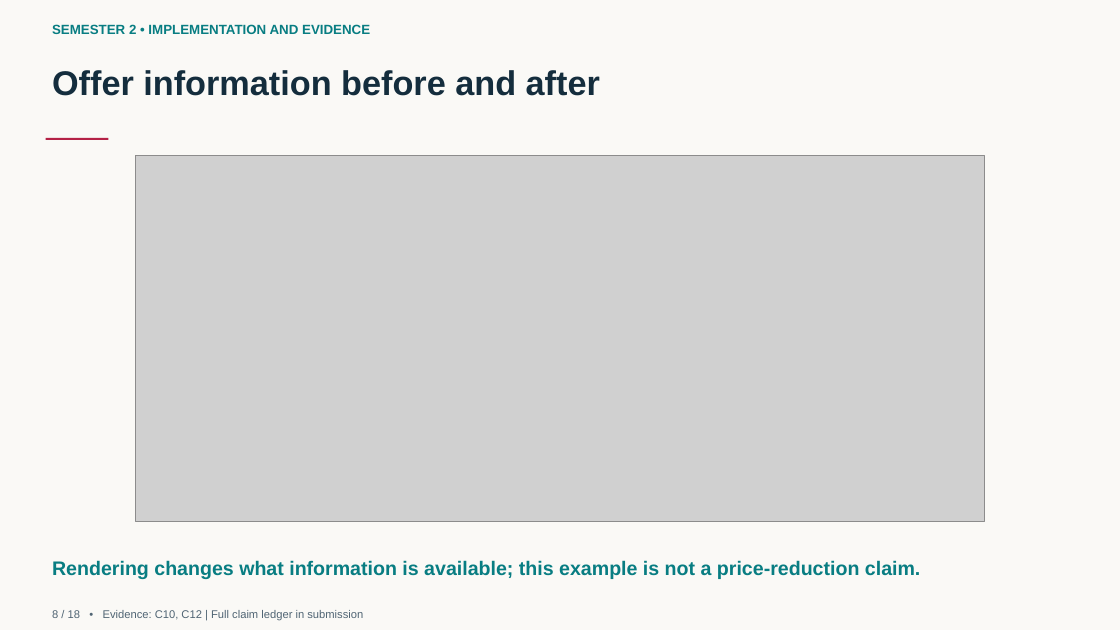
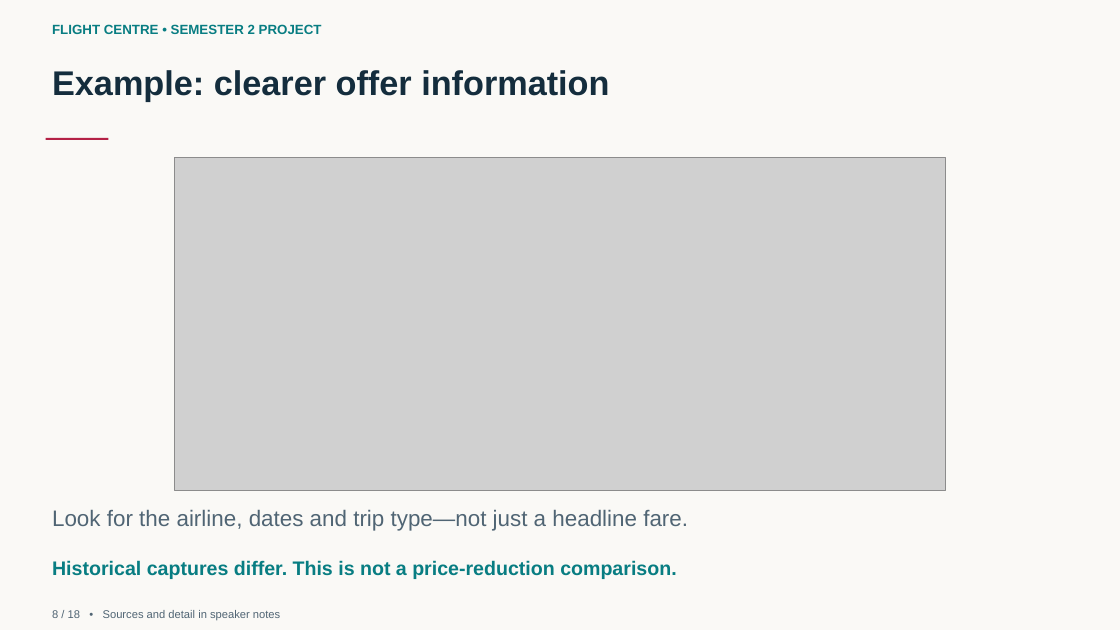
Before and after one commit to muhammadmubbashar/GEO--Generative-Engine-Optimisation, a slide deck: slide 8 of presentation/GEO_Semester_2_Final_Presentation.pptx. Drawn at 1120x630 pixels with LibreOffice and Linux fonts; fonts in the diff are those of the drawing; grey boxes stand for pictures. Boxes give left, top, right and bottom in pixels: in the first picture for what was removed or moved away, otherwise in the second. Text is boxed around its words. In the diff, an @@ line names an element or a change of style, - is before the commit and + after.

```diff
--- a/presentation/GEO_Semester_2_Final_Presentation.pptx
+++ b/presentation/GEO_Semester_2_Final_Presentation.pptx
@@ text at [52, 24, 322, 34]: text changed @@
-SEMESTER 2 • IMPLEMENTATION AND EVIDENCE
+FLIGHT CENTRE • SEMESTER 2 PROJECT
@@ text at [52, 70, 609, 101]: text changed @@
-Offer information before and after
+Example: clearer offer information
@@ picture: place and size @@
-picture at [135, 155, 984, 521]
+picture at [174, 157, 945, 490]
@@ text added at [52, 510, 688, 531], 24 pt, text #506574 @@
+Look for the airline, dates and trip type—not just a headline fare.
@@ text at [52, 560, 676, 579]: text changed @@
-Rendering changes what information is available; this example is not a price-reduction claim.
+Historical captures differ. This is not a price-reduction comparison.
@@ text at [52, 610, 280, 620]: text changed @@
-8 / 18 • Evidence: C10, C12 | Full claim ledger in submission
+8 / 18 • Sources and detail in speaker notes
```
Also in this commit, not shown: 2 other slides changed, 17 slides added, 17 slides removed, 14 other files.
